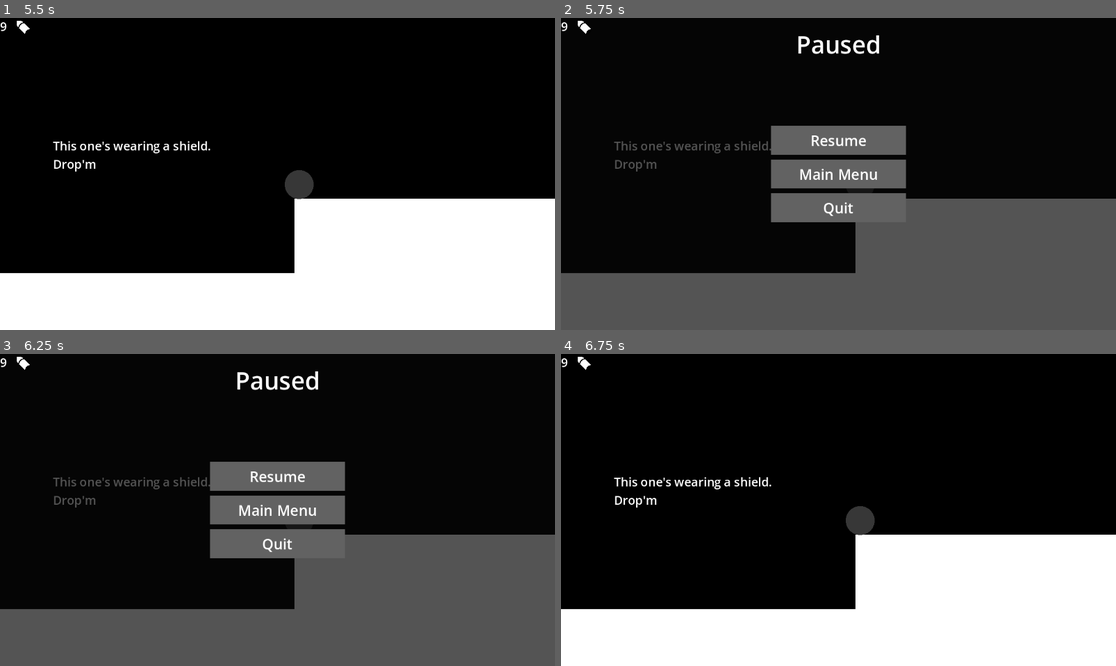
Above: before the commit, frames 1-4 (two rows, left to right).
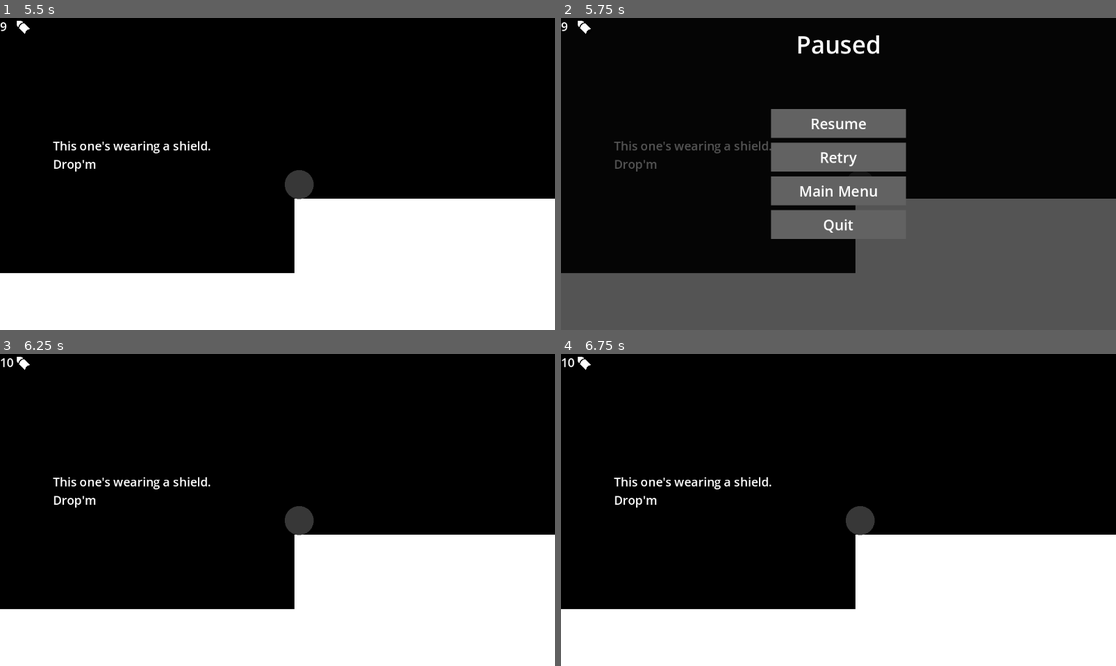
Above: after the commit, the same moments.

Repository: 101zh/jumpstart
Game: Godot game, scene res://gameobjects/MainMenu.tscn
The game is run twice, just before and just after one commit, with the same random seed, the same clock (stepped at 60 frames per second) and the same inputs.
Inputs (mouse positions are in pixels of both pictures, inside the frame that each line leads up to):
- Up to frame 1 (5.5 s): click "Start Game" at 0.5 s; tap Enter at 1.25, 4.25 s; move the mouse to (271, 258) at 1.27 s; click (271, 258) at 1.42 s; click "Next Level" at 2 s; tap Space at 2.75, 5 s; move the mouse to (299, 183) at 2.77 s; click (299, 183) at 2.92 s; move the mouse to (333, 105) at 3.52 s; click (333, 105) at 3.67 s; move the mouse to (249, 236) at 4.27 s; click (249, 236) at 4.42 s; move the mouse to (444, 220) at 5.02 s; click (444, 220) at 5.17 s
- Up to frame 2 (5.75 s): tap Escape (pause) at 5.65 s
- Up to frame 3 (6.25 s): click (277, 494) at 5.75 s, where only the run after the commit has a clickable "Retry"
- Up to frame 4 (6.75 s): click (838, 475) at 6.5 s, where only the run before the commit has a clickable "Resume"

Frame 1 is identical in both runs. In frame 2, 4.4% of the frame differs, in the area x 37-63%, y 29-71%; in frame 3, 37%, in the area x 0-100%, y 1-100%; in frame 4, less than 0.1%.

Commit message:
add retry button to pause menu

Diff:
--- a/gameobjects/PauseMenu.tscn
+++ b/gameobjects/PauseMenu.tscn
@@ -72,6 +72,18 @@
 theme_override_styles/normal = SubResource("StyleBoxFlat_h37sy")
 text = "Resume"
 
+[node name="Retry" type="Button" parent="VBoxContainer"]
+custom_minimum_size = Vector2(280, 60)
+layout_mode = 2
+size_flags_horizontal = 4
+size_flags_vertical = 4
+theme_override_colors/font_color = Color(1, 1, 1, 1)
+theme_override_font_sizes/font_size = 30
+theme_override_styles/focus = SubResource("StyleBoxFlat_1uylh")
+theme_override_styles/hover = SubResource("StyleBoxFlat_1uylh")
+theme_override_styles/normal = SubResource("StyleBoxFlat_h37sy")
+text = "Retry"
+
 [node name="Main Menu" type="Button" parent="VBoxContainer"]
 custom_minimum_size = Vector2(280, 60)
 layout_mode = 2
@@ -97,5 +109,6 @@
 text = "Quit"
 
 [connection signal="button_down" from="VBoxContainer/Resume" to="." method="_on_resume_button_down"]
+[connection signal="button_down" from="VBoxContainer/Retry" to="." method="_on_retry_button_down"]
 [connection signal="button_down" from="VBoxContainer/Main Menu" to="." method="_on_main_menu_button_down"]
 [connection signal="button_down" from="VBoxContainer/Quit" to="." method="_on_quit_button_down"]
--- a/scripts/pause_menu.gd
+++ b/scripts/pause_menu.gd
@@ -14,6 +14,10 @@
 func _on_quit_button_down() -> void:
 	get_tree().quit()
 
+func _on_retry_button_down() -> void:
+	resume()
+	get_tree().reload_current_scene()
+
 func resume():
 	get_tree().paused = false
 	hide()
